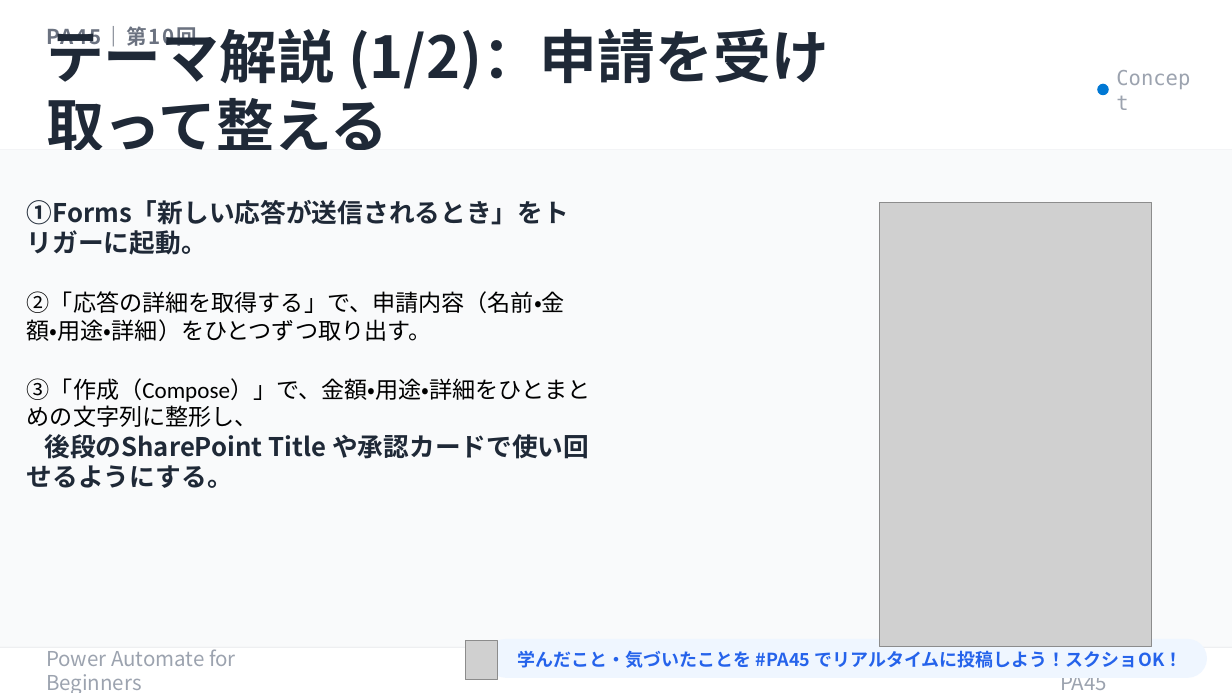
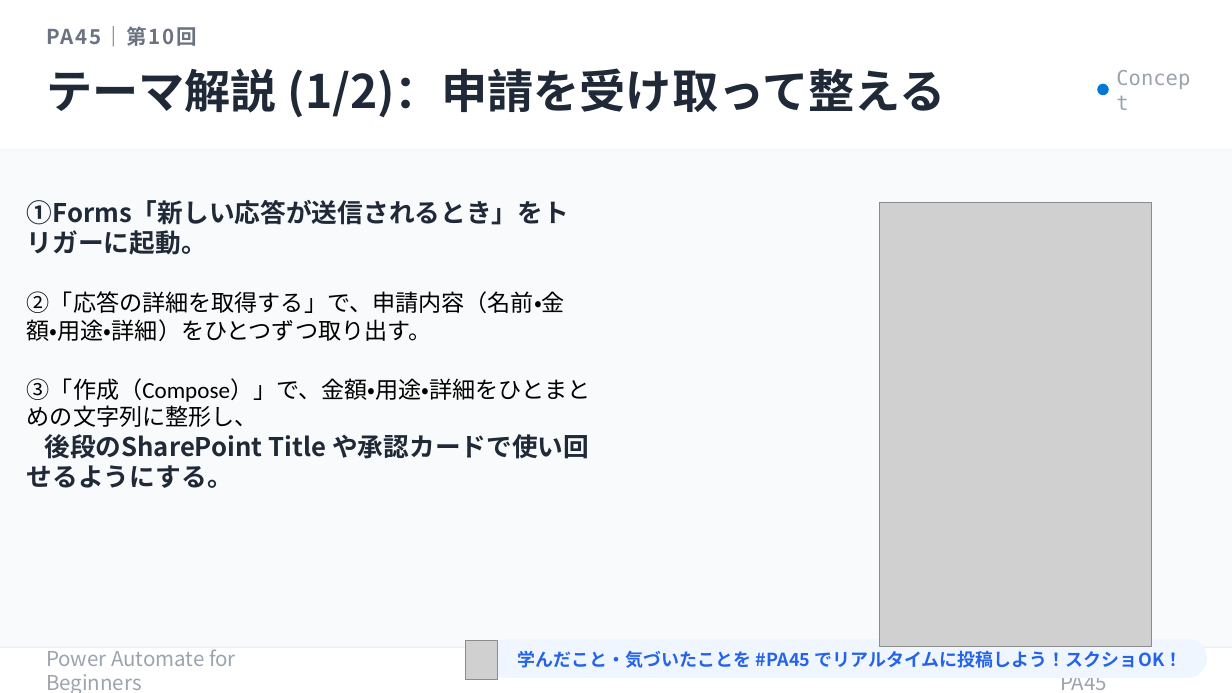
Before and after one commit to Haru-PowerPlatform/pa45, a slide deck: slide 8 of assets/pa45/P010_PA45_BizReview_20260514.pptx. Drawn at 1232x693 pixels with LibreOffice and Linux fonts; fonts in the diff are those of the drawing; grey boxes stand for pictures. Boxes give left, top, right and bottom in pixels: in the first picture for what was removed or moved away, otherwise in the second. Text is boxed around its words. In the diff, an @@ line names an element or a change of style, - is before the commit and + after.

```diff
--- a/assets/pa45/P010_PA45_BizReview_20260514.pptx
+++ b/assets/pa45/P010_PA45_BizReview_20260514.pptx
@@ text "テーマ解説 (1/2)：申請を受け取って整える" at (46,68,946,117): size 45 to 36 pt @@
```
Also in this commit, not shown: 9 other slides changed.
